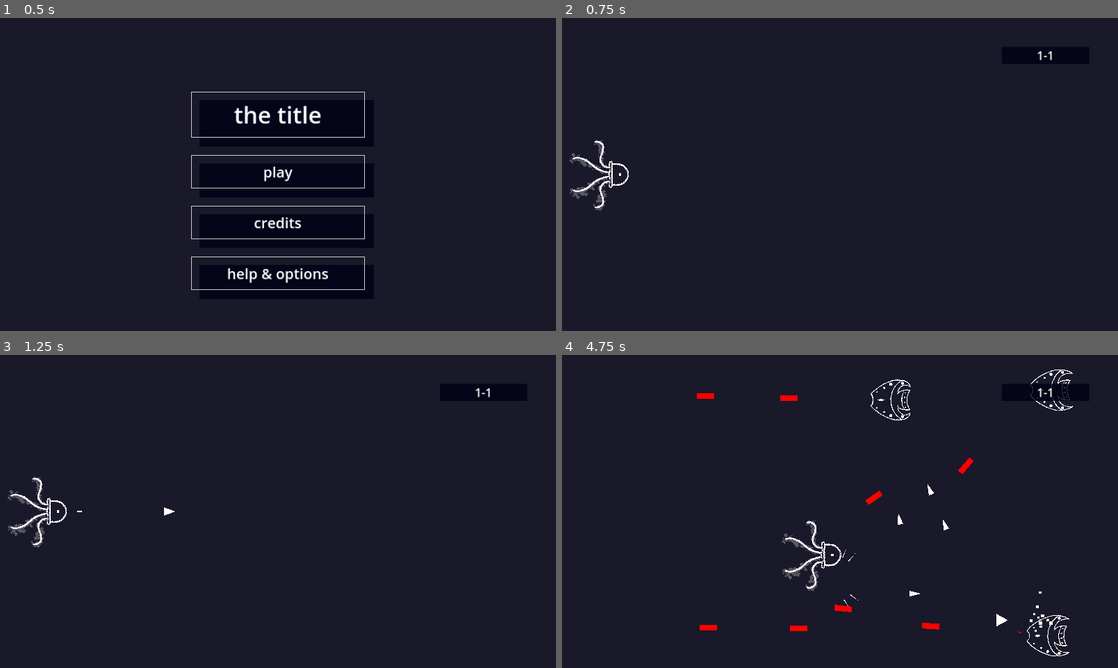
Above: before the commit, frames 1-4 (two rows, left to right).
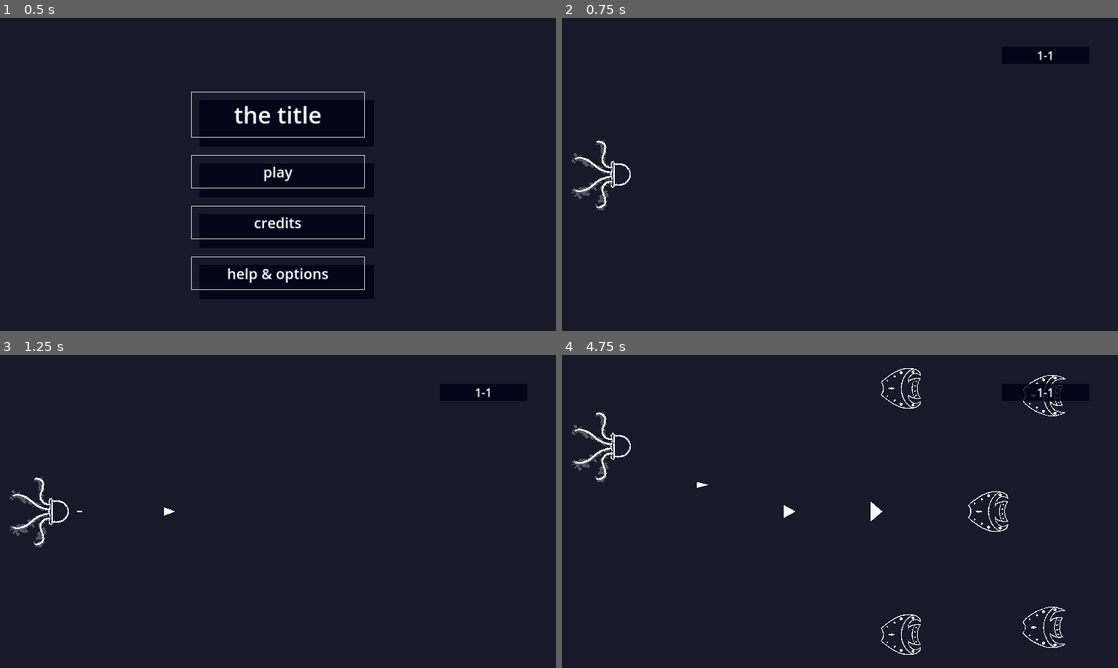
Above: after the commit, the same moments.

Repository: davis118/Toy-4
Game: Godot game, scene res://scenesScripts/main.tscn
The game is run twice, just before and just after one commit, with the same random seed, the same clock (stepped at 60 frames per second) and the same inputs.
Inputs (mouse positions are in pixels of both pictures, inside the frame that each line leads up to):
- Up to frame 1 (0.5 s): no input
- Up to frame 2 (0.75 s): click "play" at 0.5 s
- Up to frame 3 (1.25 s): no input
- Up to frame 4 (4.75 s): hold D (right) 1.28-2.03 s; hold S (down) 2.03-2.78 s; hold D (right) 2.78-3.5 s; click (840, 549) at 3.5 s, where only the run after the commit has a clickable "retry"; hold W (up) from 4.28 s (still down)

Frame 1 is identical in both runs. In frame 2, 0.5% of the frame differs, in the area x 1-13%, y 38-62%; in frame 3, 0.5%; in frame 4, 2.9%, in the area x 1-92%, y 4-97%.

Commit message:
yes
merge

Diff:
--- a/toy4/toy4/scenesScripts/laserenemy.gd
+++ b/toy4/toy4/scenesScripts/laserenemy.gd
@@ -7,10 +7,12 @@
 const fastSpeed = 3000
 var player
 const center = Vector2(960,540)
+const xpDropped = 7
 var bus
 var r
 var traveling = true
 var expl = preload("res://scenesScripts/explodepart.tscn")
+var xpScene = preload("res://scenesScripts/xp.tscn")
 var pos
 var floatPos
 var floatRad = 50
@@ -132,13 +134,20 @@
 	laser.get_node("CollisionShape2D/sprite").modulate = Color(1,0,0)
 	$FinTimer.start()
 
+func damage_flash():
+	pass
 
 func _on_area_2d_body_entered(body):
+	#something is inside!!
 	var damage = body.get_meta("damage")
-
-
+	damage_flash()
 	health -= damage
 	body.clear()
 	if health <= 0:
+		for i in xpDropped:
+			var xporb = xpScene.instantiate()
+			$"/root/Main".add_child(xporb)
+			xporb.init(global_position)
+			xporb.set_meta("isorb", true)
 		queue_free()
 	pass # Replace with function body.
--- a/toy4/toy4/scenesScripts/main.gd
+++ b/toy4/toy4/scenesScripts/main.gd
@@ -148,7 +148,7 @@
 		#this was for circle spawn, but i changed to line!!
 		#var theta = i * 2 * PI /amount
 		#var r = 480
-		#print(Vector2(r*cos(i),r*sin(i)))
+		#print(Vector2(r*cos(i),r*sinx(i)))
 		#enemy.spawn(Vector2(r*cos(theta),r*sin(theta)),) #relative to center!!
 
 func updateStatsBox():
--- a/toy4/toy4/scenesScripts/player.gd
+++ b/toy4/toy4/scenesScripts/player.gd
@@ -9,6 +9,8 @@
 var attacks
 var misSpeed = 400
 var bus
+var xp = 0
+var xpamount = 1
 var visSprite
 var current = 0 #current animation. -1 for back, 0 stop, 1 for
 
@@ -75,9 +77,13 @@
 
 
 func _on_area_2d_body_entered(body):
-	#you got hit hahahaha you sucker
-	bus.emit_signal("died")
-	clear()
+	if body.get_meta("isorb"):
+		xp += xpamount
+		body.pickup()
+	else:
+		#you got hit hahahaha you sucker
+		bus.emit_signal("died")
+		clear()
 	pass # Replace with function body.
 
 
--- a/toy4/toy4/scenesScripts/player.tscn
+++ b/toy4/toy4/scenesScripts/player.tscn
@@ -72,7 +72,7 @@
 }]
 
 [sub_resource type="RectangleShape2D" id="RectangleShape2D_5k7wu"]
-size = Vector2(8, 8)
+size = Vector2(54, 52)
 
 [node name="player" type="CharacterBody2D"]
 z_index = 2
@@ -82,10 +82,13 @@
 script = ExtResource("1_jx8cd")
 
 [node name="CoreSprite" type="AnimatedSprite2D" parent="."]
-scale = Vector2(8, 8)
+visible = false
+position = Vector2(-1.43051e-06, -1.43051e-06)
+scale = Vector2(54, 52)
 sprite_frames = SubResource("SpriteFrames_76ybn")
 
 [node name="VisualSprite" type="AnimatedSprite2D" parent="."]
+position = Vector2(7, 0)
 scale = Vector2(0.3, 0.3)
 sprite_frames = SubResource("SpriteFrames_mt6t0")
 
--- a/toy4/toy4/scenesScripts/smallenemy.gd
+++ b/toy4/toy4/scenesScripts/smallenemy.gd
@@ -13,11 +13,13 @@
 const fastSpeed = 3000
 var player
 const center = Vector2(960,540)
+const xpDropped = 3
 var bus
 var r
 var traveling = true
 var pos
 var bulletScene = preload("res://scenesScripts/bullet.tscn")
+var xpScene = preload("res://scenesScripts/xp.tscn")
 var expl = preload("res://scenesScripts/explodepart.tscn")
 var floatPos
 var floatRad = 50
@@ -96,12 +98,20 @@
 	floatAround()
 
 
+func damage_flash():
+	pass
+
 func _on_area_2d_body_entered(body):
 	#something is inside!!
 	var damage = body.get_meta("damage")
-
+	damage_flash()
 	health -= damage
 	body.clear()
 	if health <= 0:
+		for i in xpDropped:
+			var xporb = xpScene.instantiate()
+			$"/root/Main".add_child(xporb)
+			xporb.init(global_position)
+			xporb.set_meta("isorb", true)
 		queue_free()
 	pass # Replace with function body.
--- /dev/null
+++ b/toy4/toy4/scenesScripts/xp.gd
@@ -0,0 +1,23 @@
+extends CharacterBody2D
+
+var bus
+
+func init(pos):
+	global_position = pos + Vector2(randf_range(-50,50),randf_range(-50,50))
+	velocity = Vector2(0, 0)
+
+func _ready():
+	bus = $"/root/Main/bus"
+	bus.connect("clear",clear)
+
+func clear():
+	queue_free()
+
+func _physics_process(delta):
+	velocity = velocity + Vector2(randf_range(-100,100), randf_range(-100,100))*delta
+	global_position += velocity*delta
+
+
+
+func pickup():
+	queue_free()
--- /dev/null
+++ b/toy4/toy4/scenesScripts/xp.tscn
@@ -0,0 +1,37 @@
+[gd_scene load_steps=6 format=3 uid="uid://bjjtrvp4gfvhi"]
+
+[ext_resource type="Script" path="res://scenesScripts/xp.gd" id="1_jpgtv"]
+[ext_resource type="Texture2D" uid="uid://6qdueh3fuxd0" path="res://resources/xp.png" id="1_p372b"]
+[ext_resource type="Texture2D" uid="uid://dckhdr08qtmx5" path="res://resources/xp2.png" id="2_id4em"]
+
+[sub_resource type="SpriteFrames" id="SpriteFrames_2tmo1"]
+animations = [{
+"frames": [{
+"duration": 1.0,
+"texture": ExtResource("1_p372b")
+}, {
+"duration": 1.0,
+"texture": ExtResource("2_id4em")
+}],
+"loop": true,
+"name": &"default",
+"speed": 5.0
+}]
+
+[sub_resource type="RectangleShape2D" id="RectangleShape2D_55nok"]
+size = Vector2(10.25, 12)
+
+[node name="xporb" type="CharacterBody2D"]
+scale = Vector2(8, 8)
+collision_layer = 8
+script = ExtResource("1_jpgtv")
+
+[node name="AnimatedSprite2D" type="AnimatedSprite2D" parent="."]
+texture_filter = 3
+sprite_frames = SubResource("SpriteFrames_2tmo1")
+frame = 1
+frame_progress = 0.642717
+
+[node name="CollisionShape2D" type="CollisionShape2D" parent="."]
+scale = Vector2(3, 3)
+shape = SubResource("RectangleShape2D_55nok")
Binary file added: toy4/toy4/resources/xp.png
Not shown, added: toy4/toy4/resources/xp.png.import
Binary file added: toy4/toy4/resources/xp2.png
Not shown, added: toy4/toy4/resources/xp2.png.import
